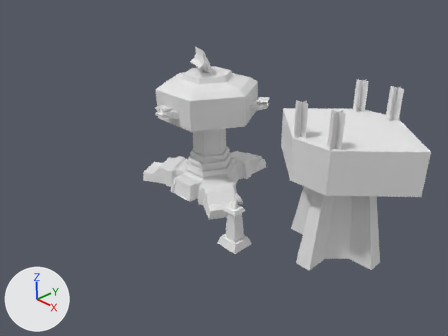
A saved change to the Blender file structures/hq/headquarter.blend.
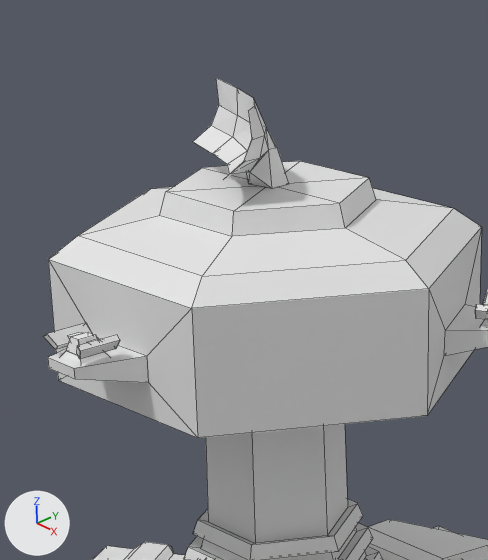
Old and new are each drawn from the file's camera 'Camera' and again close up on the part from 32% to 58% of the width and 8% to 48% of the height. Every picture has the same lights, and +X, +Y and +Z are marked at lower left. The close-ups show mesh edges as thin lines.

The first close-up shows 'Cone', 'Cylinder', 'LEVEL_1.004', 'LEVEL_1.005'.
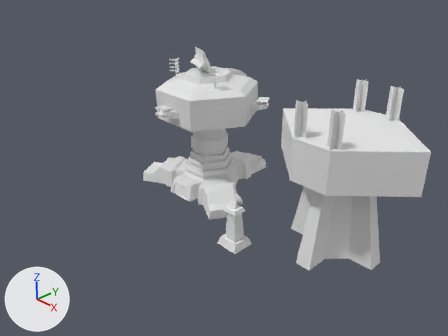
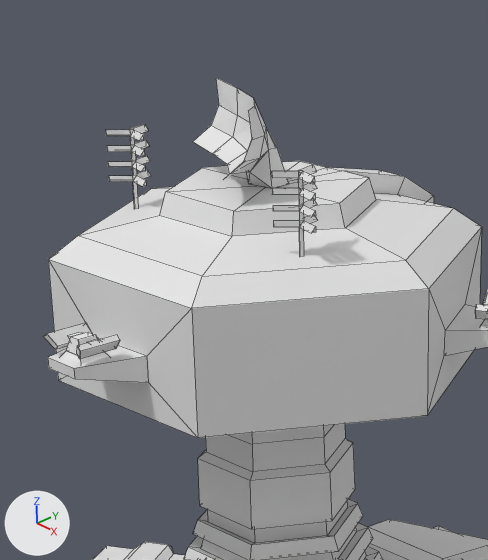
What differs and where, as boxes [x1, y1, x2, y2] in the close-ups (488 x 560 px):
'Cylinder', reshaped
    before: [48, 161, 488, 560]
    after: [48, 124, 488, 560]
part 1 of me_cylinder, added
    after: [272, 164, 317, 257]
part 2 of me_cylinder, added
    after: [106, 124, 151, 209]
part 3 of me_cylinder, built on
    before: [206, 161, 450, 544]
    after: [198, 161, 450, 544]

Diff of the bpy script that builds the scene:
```diff
--- a/structures/hq/headquarter.blend.py
+++ b/structures/hq/headquarter.blend.py
@@ me_cylinder @@
 # used by ob_cylinder; location = (0.0, 0.0, 0.0); rotation_euler = (0.0, 0.0, -1.047), in degrees (0, 0, -60)
-me_cylinder.from_pydata(...)  # 260 vertices, 270 faces, 1 loose edge; spans x -1.62..1.88, y -1.74..1.42, z 0.0..2.88
+me_cylinder.from_pydata(...)  # 436 vertices, 470 faces, 1 loose edge; spans x -1.62..1.88, y -1.74..1.42, z 0.0..3.14
+# me_cylinder part 1: a new loose piece of 63 vertices spanning x 0.54..0.78, y 0.26..0.5, z 2.7..3.14
+# me_cylinder part 2: a new loose piece of 63 vertices spanning x -0.13..0.12, y -0.92..-0.68, z 2.7..3.14
+# me_cylinder part 3
+# 12 faces are deleted
+# 2 vertices move from x 0.65..0.96, y -0.74..-0.19, z 0.37 to x 0.62..0.94, y -0.72..-0.17, z 0.37
+# 39 vertices are added at x -1.06..0.47, y -0.4..0.68, z 1.03..2.88
+# 6 new vertices lie (0.0, 0.0, -0.17) away from vertices in x -0.4..0.41, y -0.35..0.35, z 1.7
+# 5 new vertices lie (0.0, 0.0, 0.15) away from vertices in x -0.21..0.42, y -0.36..0.36, z 0.92
+# 66 new faces join them
```
